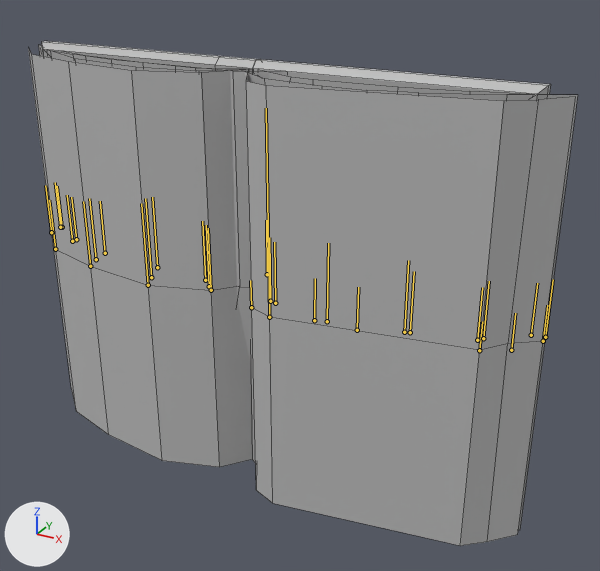
The FBX model Project/RogueLike-SmoothBrain/Assets/SampleSceneAssets/Art/Animations/Props/SKE_BOOK.fbx as it was, and as the next commit left it.
Both versions are drawn from a 50 mm camera at (0.0033, -0.00509, 0.00443) aimed at (0.0, 0.00091, 0.00143). Every picture has the same lights, and +X, +Y and +Z are marked at lower left. Both versions are drawn at frame 31 of the action 'Take 001'; the numbers are the values there. The bones that bend it are drawn over the model as lines. Mesh edges are drawn as thin lines.

Names of what the first picture shows: 'MESH_BookSaveOpen'.
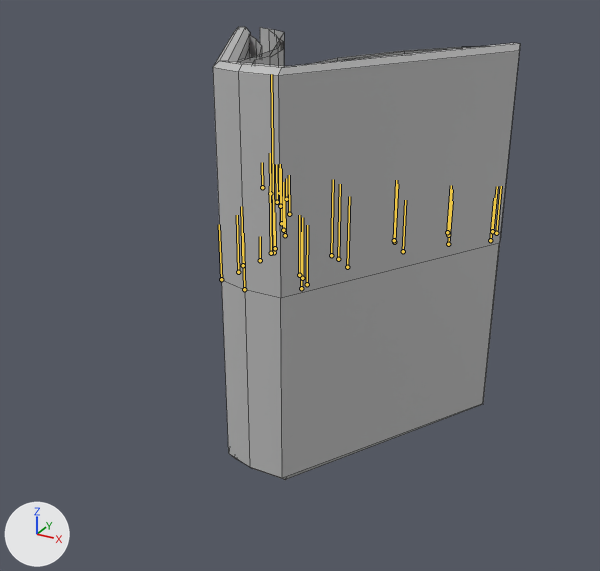
Changed parts and their boxes (x1, y1, x2, y2) in the pictures (600 x 571 px):
```json
{"object": "MESH_BookSaveOpen", "change": "posed", "before": [28, 41, 578, 546], "after": [213, 27, 520, 480], "on screen": "44% narrower, 10% shorter"}
{"bone": "J_BOOK_GENERAL", "before": "(267, 274) to (266, 220)", "after": "(244, 289) to (243, 233)"}
{"bone": "joint1", "before": "(267, 274) to (266, 220)", "after": "(301, 288) to (301, 232)"}
{"bone": "joint2", "before": "(267, 274) to (266, 220)", "after": "(221, 279) to (219, 224)"}
{"bone": "J_PAGE_06", "before": "(205, 280) to (202, 221)", "after": "(307, 284) to (307, 225)"}
{"bone": "J_PAGE_06.001", "before": "(157, 267) to (152, 197)", "after": "(347, 267) to (349, 196)"}
{"bone": "J_PAGE_04", "before": "(209, 286) to (206, 225)", "after": "(302, 278) to (302, 217)"}
{"bone": "J_PAGE_02", "before": "(211, 290) to (208, 228)", "after": "(299, 275) to (299, 215)"}
{"bone": "J_PAGE_01", "before": "(251, 307) to (250, 280)", "after": "(260, 260) to (260, 236)"}
{"bone": "J_PAGE_02.001", "before": "(269, 317) to (266, 108)", "after": "(274, 252) to (271, 74)"}
{"bone": "J_PAGE_03.002", "before": "(270, 301) to (269, 237)", "after": "(243, 265) to (241, 206)"}
{"bone": "J_PAGE_05.002", "before": "(275, 303) to (274, 242)", "after": "(238, 272) to (237, 215)"}
```

Edits to the scene script, one JSON object a line:
```json
{"block": "bone_j_book_general", "where": "bone_j_book_general = bpy.data.objects['Armature'].pose.bones['J_BOOK_GENERAL']"}
{"op": "set", "path": "bone_j_book_general.location", "old": "(0.0, 0.0, 0.0)", "new": "(0.0, 0.0, 0.0351)"}
{"op": "set", "path": "bone_j_book_general.rotation_quaternion", "old": "(1.0, 0.0, 0.0, 0.0)", "new": "(0.0, 0.0, 1.0, 0.0)", "note": "degrees (0, 0, 0) -> degrees (0, 180, 0)"}
{"block": "bone_joint1", "where": "bone_joint1 = bpy.data.objects['Armature'].pose.bones['joint1']  # child of 'J_BOOK_GENERAL'"}
{"op": "set", "path": "bone_joint1.location", "old": "(-0.0328, 0.0, 0.0)", "new": "(0.0057, 0.0, -0.0236)"}
{"op": "set", "path": "bone_joint1.rotation_quaternion", "old": "(1.0, 0.0, 0.0, 0.0)", "new": "(0.818, 0.0, 0.458, 0.0)", "note": "degrees (0, 0, 0) -> degrees (0, 59, 0)"}
{"block": "bone_joint2", "where": "bone_joint2 = bpy.data.objects['Armature'].pose.bones['joint2']  # child of 'J_BOOK_GENERAL'"}
{"op": "set", "path": "bone_joint2.location", "old": "(0.0328, 0.0, 0.0)", "new": "(0.0052, 0.0, -0.0083)"}
{"op": "set", "path": "bone_joint2.rotation_quaternion", "old": "(1.0, 0.0, 0.0, 0.0)", "new": "(0.802, 0.0, -0.474, 0.0)", "note": "degrees (0, 0, 0) -> degrees (0, -61, 0)"}
{"block": "bone_j_page_06", "where": "bone_j_page_06 = bpy.data.objects['Armature'].pose.bones['J_PAGE_06']  # child of 'J_BOOK_GENERAL'"}
{"op": "set", "path": "bone_j_page_06.rotation_quaternion", "old": "(0.998, 0.0, -0.06, 0.0)", "new": "(0.757, 0.0, 0.546, 0.0)", "note": "degrees (0, -7, 0) -> degrees (0, 72, 0)"}
{"block": "bone_j_page_06_001", "where": "bone_j_page_06_001 = bpy.data.objects['Armature'].pose.bones['J_PAGE_06.001']  # child of 'J_PAGE_06'"}
{"op": "set", "path": "bone_j_page_06_001.rotation_quaternion", "old": "(1.0, 0.0, 0.0, 0.0)", "new": "(0.991, 0.0, -0.082, 0.0)", "note": "degrees (0, 0, 0) -> degrees (0, -9, 0)"}
{"block": "bone_j_page_04", "where": "bone_j_page_04 = bpy.data.objects['Armature'].pose.bones['J_PAGE_04']  # child of 'J_BOOK_GENERAL'"}
{"op": "set", "path": "bone_j_page_04.rotation_quaternion", "old": "(0.998, 0.0, -0.06, 0.0)", "new": "(0.771, 0.0, 0.513, 0.0)", "note": "degrees (0, -7, 0) -> degrees (0, 67, 0)"}
{"block": "bone_j_page_02", "where": "bone_j_page_02 = bpy.data.objects['Armature'].pose.bones['J_PAGE_02']  # child of 'J_BOOK_GENERAL'"}
{"op": "set", "path": "bone_j_page_02.rotation_quaternion", "old": "(0.998, 0.0, -0.06, 0.0)", "new": "(0.79, 0.0, 0.466, 0.0)", "note": "degrees (0, -7, 0) -> degrees (0, 61, 0)"}
{"block": "bone_j_page_01", "where": "bone_j_page_01 = bpy.data.objects['Armature'].pose.bones['J_PAGE_01']  # child of 'J_BOOK_GENERAL'"}
{"op": "set", "path": "bone_j_page_01.rotation_quaternion", "old": "(0.997, 0.0, 0.077, 0.0)", "new": "(0.779, 0.0, -0.469, 0.0)", "note": "degrees (0, 9, 0) -> degrees (0, -62, 0)"}
{"block": "bone_j_page_02_001", "where": "bone_j_page_02_001 = bpy.data.objects['Armature'].pose.bones['J_PAGE_02.001']  # child of 'J_PAGE_01'"}
{"op": "set", "path": "bone_j_page_02_001.rotation_quaternion", "old": "(1.0, 0.0, 0.0, 0.0)", "new": "(0.999, 0.0, -0.021, 0.0)", "note": "degrees (0, 0, 0) -> degrees (0, -2, 0)"}
{"block": "bone_j_page_03_002", "where": "bone_j_page_03_002 = bpy.data.objects['Armature'].pose.bones['J_PAGE_03.002']  # child of 'J_BOOK_GENERAL'"}
{"op": "set", "path": "bone_j_page_03_002.rotation_quaternion", "old": "(0.929, 0.0, 0.369, 0.0)", "new": "(0.879, 0.0, -0.27, 0.0)", "note": "degrees (0, 43, 0) -> degrees (0, -34, 0)"}
{"block": "bone_j_page_05_002", "where": "bone_j_page_05_002 = bpy.data.objects['Armature'].pose.bones['J_PAGE_05.002']  # child of 'J_BOOK_GENERAL'"}
{"op": "set", "path": "bone_j_page_05_002.rotation_quaternion", "old": "(0.999, 0.0, -0.052, 0.0)", "new": "(0.668, 0.0, -0.645, 0.0)", "note": "degrees (0, -6, 0) -> degrees (0, -88, 0)"}
```
